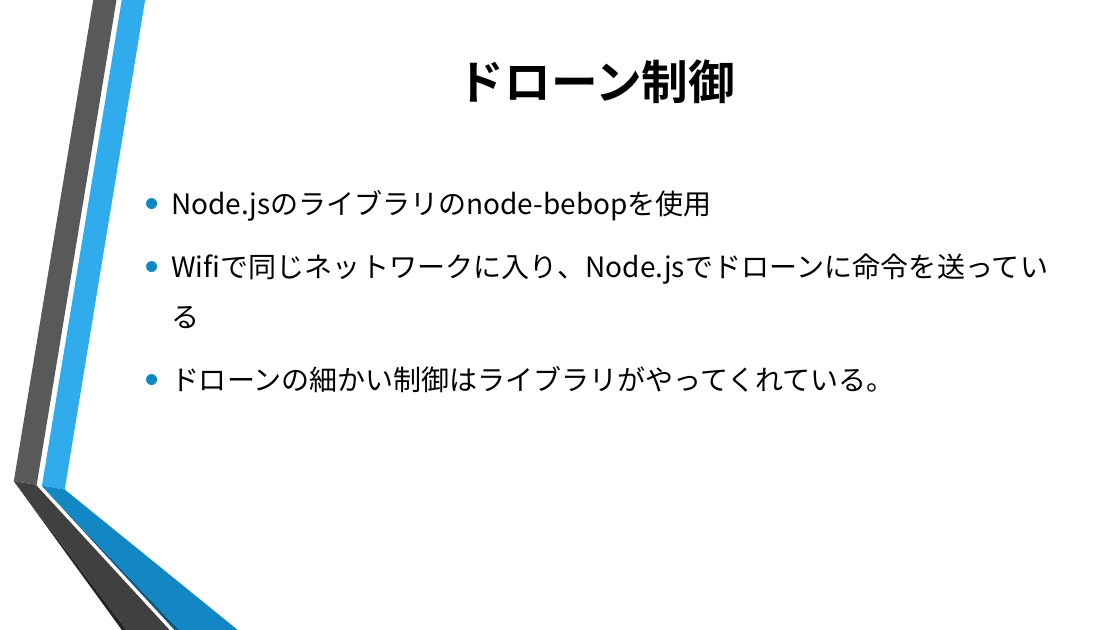
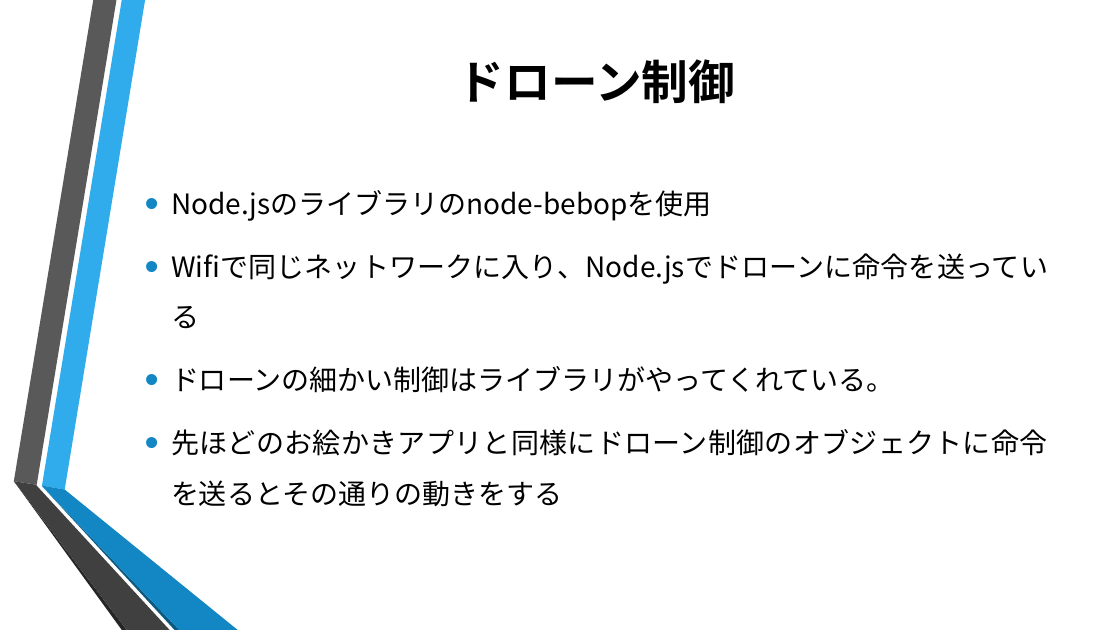
Before and after one commit to ColorSchemeSystem/1DaySummerIntern, a slide deck: slide 15 of 1day.pptx. Drawn at 1120x630 pixels with LibreOffice and Linux fonts; fonts in the diff are those of the drawing; background and template pictures are left out. Boxes give left, top, right and bottom in pixels: in the first picture for what was removed or moved away, otherwise in the second. Text is boxed around its words. In the diff, an @@ line names an element or a change of style, - is before the commit and + after.

```diff
--- a/1day.pptx
+++ b/1day.pptx
@@ text at (x1=171, y1=429, x2=1048, y2=506): paragraph added @@
+• 先ほどのお絵かきアプリと同様にドローン制御のオブジェクトに命令を送るとその通りの動きをする
```
Also in this commit, not shown: 8 other slides changed, 6 other files.
